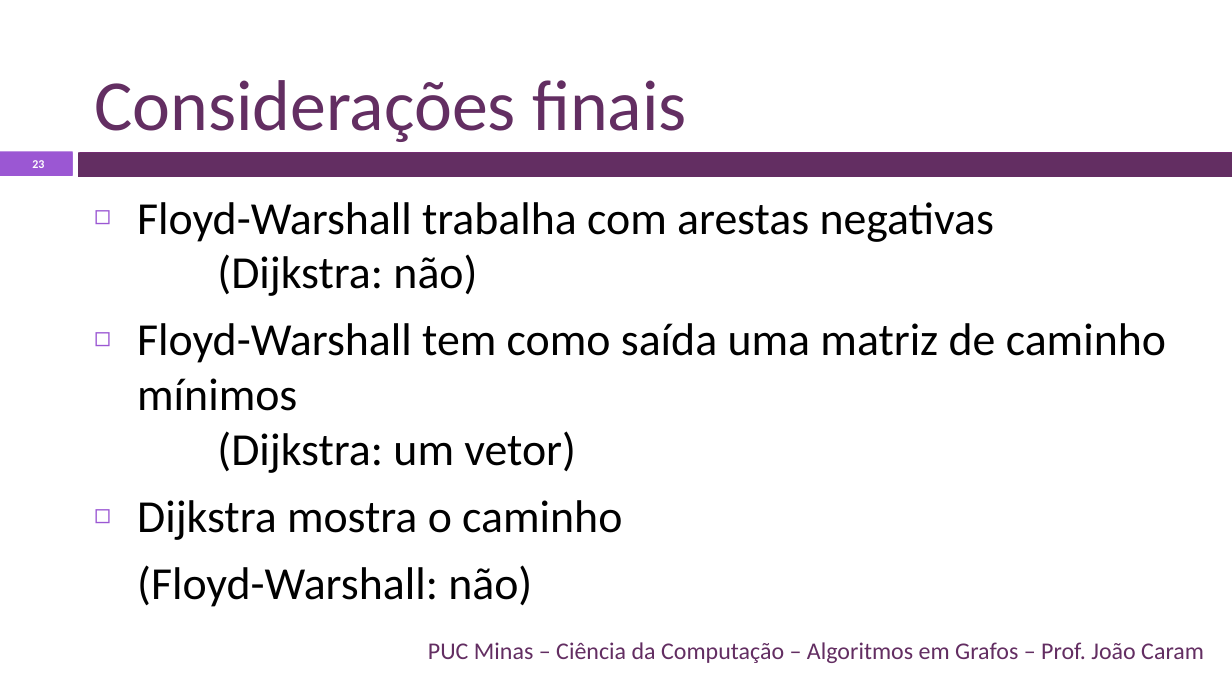
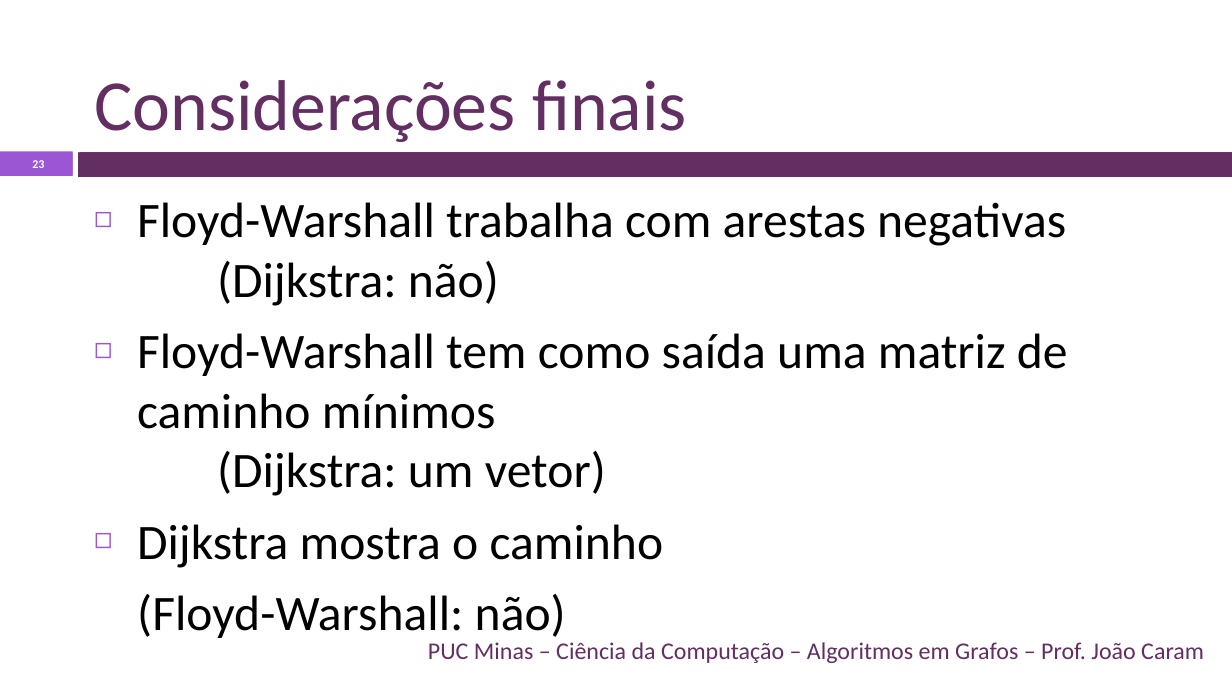
Before and after one commit to GeovaneF55/pucminas, a slide deck: slide 23 of 4º Semestre/AG/Aulas/Grafos - Aula 11 - Floyd Warshall.ppt. Drawn at 1232x693 pixels with LibreOffice and Linux fonts; fonts in the diff are those of the drawing. Boxes give left, top, right and bottom in pixels: in the first picture for what was removed or moved away, otherwise in the second. Text is boxed around its words. In the diff, an @@ line names an element or a change of style, - is before the commit and + after.

```diff
--- a/4º Semestre/AG/Aulas/Grafos - Aula 11 - Floyd Warshall.ppt
+++ b/4º Semestre/AG/Aulas/Grafos - Aula 11 - Floyd Warshall.ppt
@@ text "Floyd-Warshall trabalha com arestas negativas ..." at [137,202,1068,643]: size 26.8 to 29 pt @@
```
Also in this commit, not shown: 15 other slides changed, 3 other files.
